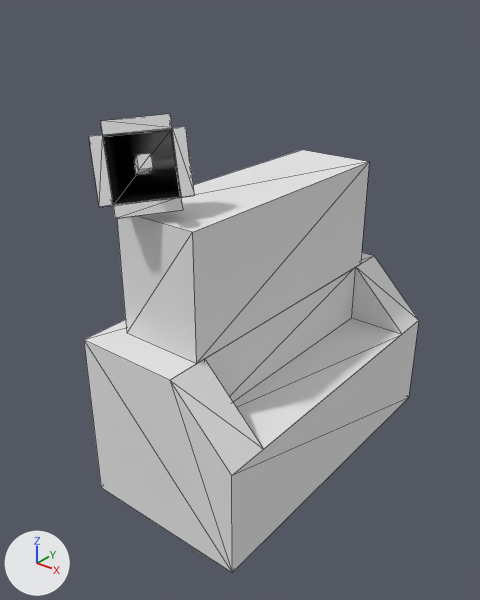
The OBJ model src/main/resources/assets/hbm/models/machines/dish_controller.obj as it was, and as the next commit left it.
Camera for both pictures: a camera (50 mm lens) standing at (2.05, -2.38, 2.71) and looking at (-0.1, 0.31, 1.05). Arrows for +X, +Y and +Z are at lower left; the lights stay in place. Mesh edges are drawn as thin lines. Where no turn or scale is listed for an object, it has been applied to the vertices. Vertices at the same position are counted once.

In view in the first picture: 'Base'.
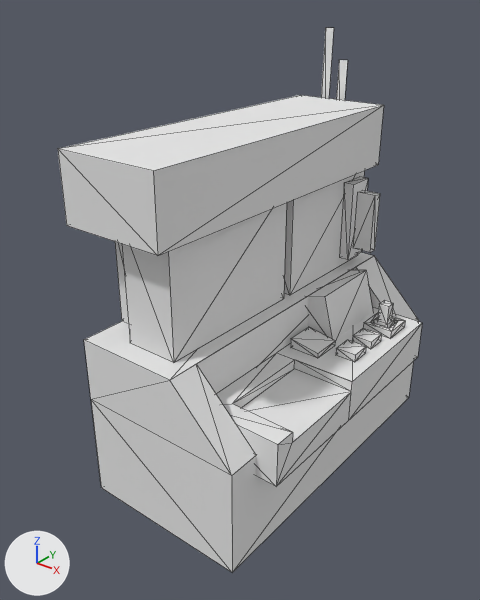
Boxes (x1, y1, x2, y2) around the edits, measured in the pictures (480 x 600 px):
'Base', reshaped (9% wider, 19% taller)
    before: (84, 114, 419, 572)
    after: (58, 28, 422, 572)
'drive', added
    after: (353, 190, 380, 252)
'joystick', added
    after: (378, 300, 393, 323)
part 1 of me_base, added
    after: (58, 95, 384, 256)
part 2 of me_base, deleted
    before: (89, 114, 195, 219)
part 3 of me_base, deleted
    before: (134, 153, 153, 175)
part 4 of me_base, built on
    before: (84, 150, 419, 572)
    after: (84, 28, 422, 572)

Patch to the scene script:
```diff
--- a/src/main/resources/assets/hbm/models/machines/dish_controller.obj.py
+++ b/src/main/resources/assets/hbm/models/machines/dish_controller.obj.py
@@ me_base @@
 # used by ob_base; location = (0.0, 0.0, 0.0)
-me_base.from_pydata(...)  # 111 vertices, 178 faces; spans x -0.5..0.5, y -0.52..1.5, z 0.0..2.16
+me_base.from_pydata(...)  # 188 vertices, 272 faces; spans x -0.53..0.62, y -0.5..1.59, z 0.0..2.42
+# me_base part 1: a new loose piece, a box spanning x -0.53..0.09, y -0.5..1.5, z 1.62..2.0, in mat_m_6c18ac7e_ace4_9812_a59f_febfb7abab10 (white #e7e7e7)
+# me_base part 2: the loose piece of 28 vertices spanning x -0.39..0.03, y -0.52..-0.09, z 1.71..2.16 is deleted
+# me_base part 3: the loose piece of 8 vertices spanning x -0.23..0.01, y -0.46..-0.25, z 1.89..2.04 is deleted
+# me_base part 4
+# 10 vertices are removed from x -0.38..0.5, y -0.31..1.31, z 0.62..1.69
+# 32 faces are deleted
+# 99 vertices are added at x -0.5..0.62, y -0.5..1.59, z 0.5..2.42
+# 12 new vertices lie (0.12, 0.0, 0.0) away from vertices in x 0.41, y 0.56..1.09, z 0.75..0.8
+# 12 new vertices lie (0.06, 0.0, 0.0) away from vertices in x -0.47..0.03, y 1.19..1.58, z 1.06..2.24
+# 9 new vertices lie (0.13, 0.0, 0.0) away from vertices in x -0.41..0.12, y -0.31..1.38, z 0.75..1.62
+# 8 new vertices lie (0.31, 0.0, 0.0) away from vertices in x -0.28, y -0.37..1.44, z 1.0..1.69
+# 8 new vertices lie (0.07, 0.0, 0.0) away from vertices in x -0.41..-0.16, y 1.33..1.59, z 1.19..2.42
+# 7 new vertices lie (0.38, 0.0, 0.0) away from vertices in x -0.47..0.12, y -0.31..1.55, z 0.62..1.57
+# 6 new vertices lie (0.18, 0.0, 0.0) away from vertices in x 0.16..0.38, y 0.47..1.13, z 0.75..0.8
+# 5 new vertices lie (0.0, 0.0, 0.25) away from vertices in x 0.12..0.62, y -0.31..1.25, z 0.5
+# 258 new faces join them
 me_base.materials.append(mat_m_6c18ac7e_ace4_9812_a59f_febfb7abab10)
@@ me_joystick @@
+me_joystick.from_pydata([(0.5, 1.0, 0.9219), (0.5, 1.0625, 0.9219), (0.5, 1.0, 0.7969), (0.5, 1.0625, 0.7969), (0.4375, 1.0, 0.9219), (0.4375, 1.0625, 0.9219), (0.4375, 1.0, 0.7969), (0.4375, 1.0625, 0.7969)], [], [(1, 0, 2), (1, 2, 3), (6, 4, 5), (6, 5, 7), (4, 0, 1), (4, 1, 5), (2, 0, 4), (2, 4, 6), (5, 1, 3), (5, 3, 7)])
+me_joystick.materials.append(mat_m_6c18ac7e_ace4_9812_a59f_febfb7abab10)  # white #e7e7e7
@@ me_drive @@
+me_drive.from_pydata([(0.219, 1.25, 1.125), (0.219, 1.313, 1.125), (0.094, 1.25, 1.125), (0.094, 1.313, 1.125), (0.219, 1.25, 1.5), (0.219, 1.313, 1.5), (0.094, 1.25, 1.5), (0.094, 1.313, 1.5)], [], [(1, 0, 2), (1, 2, 3), (6, 4, 5), (6, 5, 7), (4, 0, 1), (4, 1, 5), (2, 0, 4), (2, 4, 6), (5, 1, 3), (5, 3, 7)])
+me_drive.materials.append(mat_m_6c18ac7e_ace4_9812_a59f_febfb7abab10)  # white #e7e7e7
@@ ob_joystick @@
+ob_joystick = bpy.data.objects.new('joystick', me_joystick)
+ob_joystick.location = (0.0, 0.0, 0.0)
@@ ob_drive @@
+ob_drive = bpy.data.objects.new('drive', me_drive)
+ob_drive.location = (0.0, 0.0, 0.0)
```
